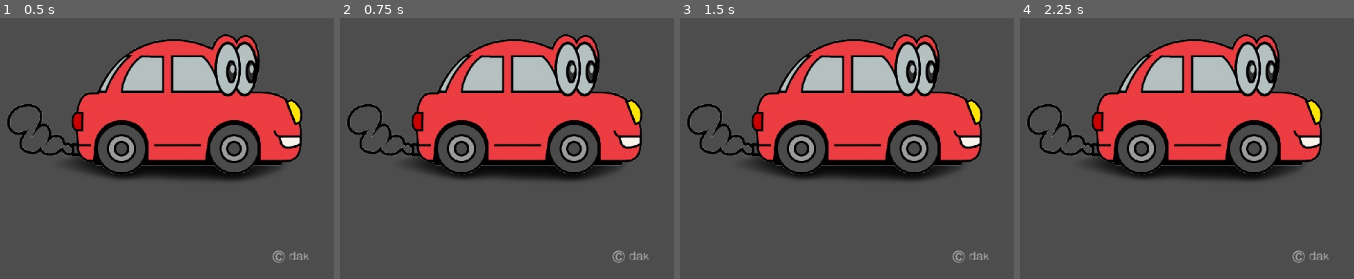
Above: before the commit, frames 1-4 (left to right).
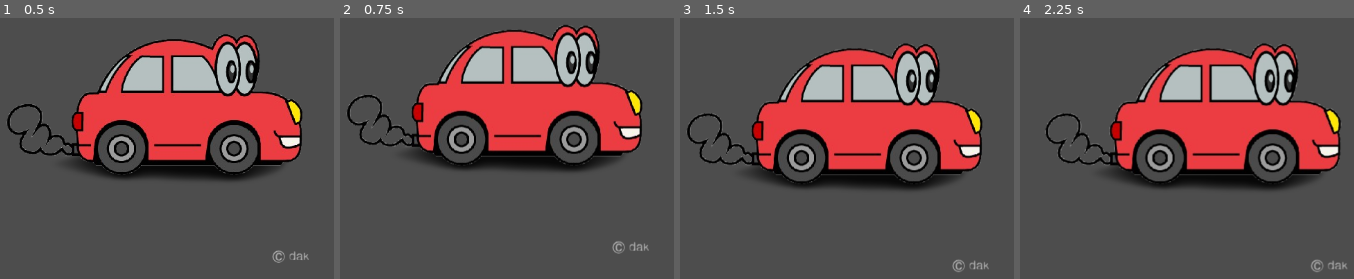
Above: after the commit, the same moments.

Repository: hgrnjkhg/joc-b-sic
Game: Godot game, scene res://node_2d.tscn
The game is run twice, just before and just after one commit, with the same random seed, the same clock (stepped at 60 frames per second) and the same inputs. Before the commit the project has no main scene; this scene is started directly in both runs.
Inputs:
- Up to frame 1 (0.5 s): no input
- Up to frame 2 (0.75 s): tap Enter at 0.5 s; tap Up (moure_amunt, bound only before the commit) at 0.6 s
- Up to frame 3 (1.5 s): tap Down (moure_avall, bound only before the commit) at 0.8, 1.35 s; tap Space at 1.25 s
- Up to frame 4 (2.25 s): tap Right (moure_dreta, bound only before the commit) at 1.55, 2.1 s; tap Enter at 2 s

Frame 1 is identical in both runs. In frame 2, 20% of the frame differs, in the area x 2-93%, y 2-94%; in frame 3, 20%; in frame 4, 25%, in the area x 2-98%, y 6-98%.

Commit message:
moure amb les fletxes
perquè es pugui moure (abans no funcionaven les fletxes)

Diff:
--- a/character_body_2d.gd
+++ b/character_body_2d.gd
@@ -1,10 +1,12 @@
 extends CharacterBody2D
-var direccio := Vector2.ZERO
+
+var velocitat := 200
+
 func _ready() -> void:
 	position = Vector2(500, 300)
 
-var speed:= 120
-
 
 func _process(delta: float) -> void:
-	direccio = Input.get_vector("moure_amunt", "moure_avall", "moure_dreta", "moure_esquerra")
+	var direccio = Input.get_vector("ui_left", "ui_right", "ui_up", "ui_down")
+	velocity = direccio * velocitat
+	move_and_slide()
--- a/node_2d.tscn
+++ b/node_2d.tscn
@@ -3,13 +3,11 @@
 [ext_resource type="Script" uid="uid://durv8hvcjrwg0" path="res://character_body_2d.gd" id="1_0e48y"]
 [ext_resource type="Texture2D" uid="uid://dx3tntwhsb3il" path="res://imatges/cotxe.png" id="1_wtcfe"]
 
-[node name="Node2D" type="Node2D"]
-
-[node name="CharacterBody2D" type="CharacterBody2D" parent="."]
+[node name="CharacterBody2D" type="CharacterBody2D"]
 script = ExtResource("1_0e48y")
 
-[node name="Cotxe" type="Sprite2D" parent="CharacterBody2D"]
+[node name="Cotxe" type="Sprite2D" parent="."]
 position = Vector2(0, -1)
 texture = ExtResource("1_wtcfe")
 
-[node name="CollisionShape2D" type="CollisionShape2D" parent="CharacterBody2D"]
+[node name="CollisionShape2D" type="CollisionShape2D" parent="."]
--- a/project.godot
+++ b/project.godot
@@ -11,28 +11,6 @@
 [application]
 
 config/name="joc bàsic"
+run/main_scene="uid://bkqqrljqm7w26"
 config/features=PackedStringArray("4.4", "Forward Plus")
 config/icon="res://icon.svg"
-
-[input]
-
-moure_dreta={
-"deadzone": 0.2,
-"events": [Object(InputEventKey,"resource_local_to_scene":false,"resource_name":"","device":-1,"window_id":0,"alt_pressed":false,"shift_pressed":false,"ctrl_pressed":false,"meta_pressed":false,"pressed":false,"keycode":0,"physical_keycode":4194321,"key_label":0,"unicode":0,"location":0,"echo":false,"script":null)
-]
-}
-moure_esquerra={
-"deadzone": 0.2,
-"events": [Object(InputEventKey,"resource_local_to_scene":false,"resource_name":"","device":-1,"window_id":0,"alt_pressed":false,"shift_pressed":false,"ctrl_pressed":false,"meta_pressed":false,"pressed":false,"keycode":0,"physical_keycode":4194319,"key_label":0,"unicode":0,"location":0,"echo":false,"script":null)
-]
-}
-moure_amunt={
-"deadzone": 0.2,
-"events": [Object(InputEventKey,"resource_local_to_scene":false,"resource_name":"","device":-1,"window_id":0,"alt_pressed":false,"shift_pressed":false,"ctrl_pressed":false,"meta_pressed":false,"pressed":false,"keycode":0,"physical_keycode":4194320,"key_label":0,"unicode":0,"location":0,"echo":false,"script":null)
-]
-}
-moure_avall={
-"deadzone": 0.2,
-"events": [Object(InputEventKey,"resource_local_to_scene":false,"resource_name":"","device":-1,"window_id":0,"alt_pressed":false,"shift_pressed":false,"ctrl_pressed":false,"meta_pressed":false,"pressed":false,"keycode":0,"physical_keycode":4194322,"key_label":0,"unicode":0,"location":0,"echo":false,"script":null)
-]
-}
Binary file added: imatges/cotxe-removebg-preview.png
Not shown, added: imatges/cotxe-removebg-preview.png.import
